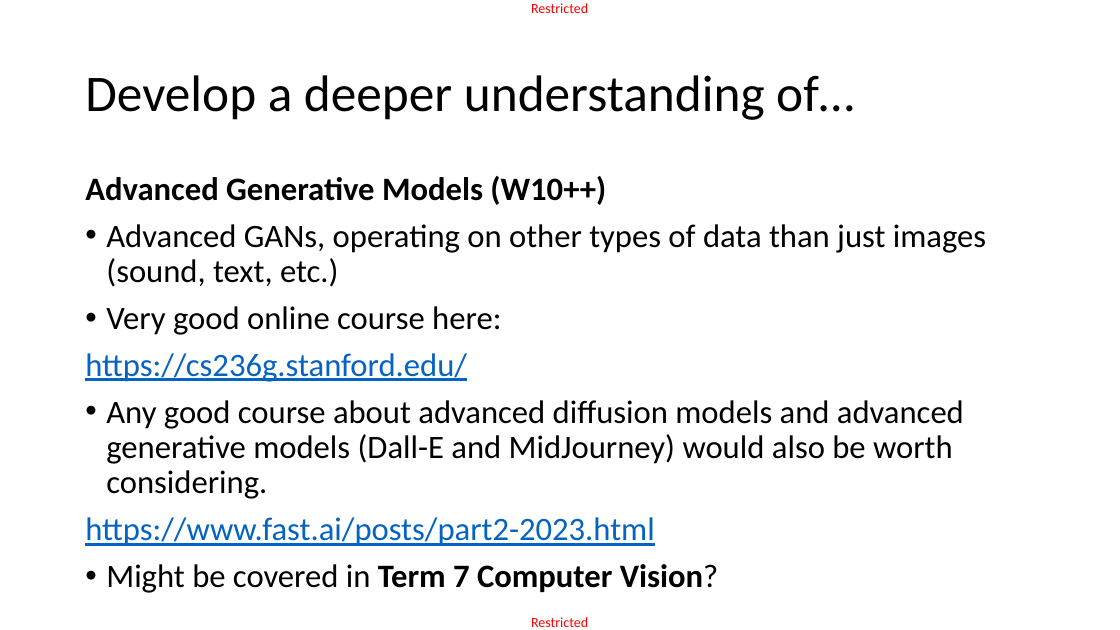
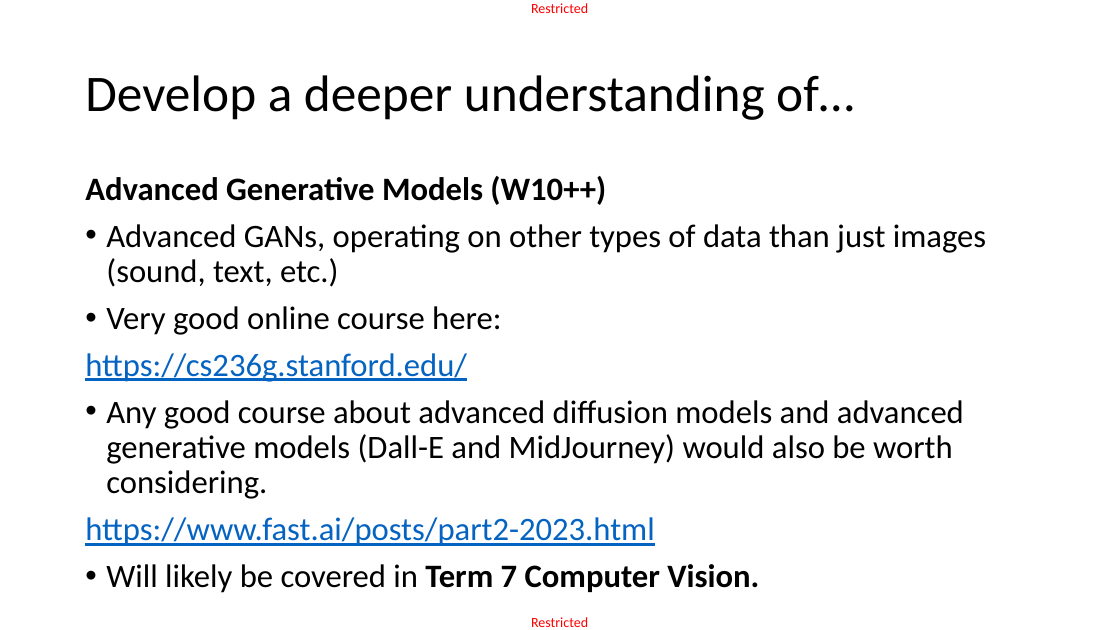
Before and after one commit to matthieudemari/SUTD_DL_50_039, a slide deck: slide 11 of W13/W13S1/W13End.pptx (slide 10 before the commit). Drawn at 1120x630 pixels with LibreOffice and Linux fonts; fonts in the diff are those of the drawing. Boxes give left, top, right and bottom in pixels: in the first picture for what was removed or moved away, otherwise in the second. Text is boxed around its words. In the diff, an @@ line names an element or a change of style, - is before the commit and + after.

```diff
--- a/W13/W13S1/W13End.pptx
+++ b/W13/W13S1/W13End.pptx
@@ text at (106, 564, 759, 593): text changed; bold off @@
-• Might be covered in Term 7 Computer Vision?
+• Will likely be covered in Term 7 Computer Vision.
```
Also in this commit, not shown: 8 other slides changed, 2 slides added, 3 other files.
